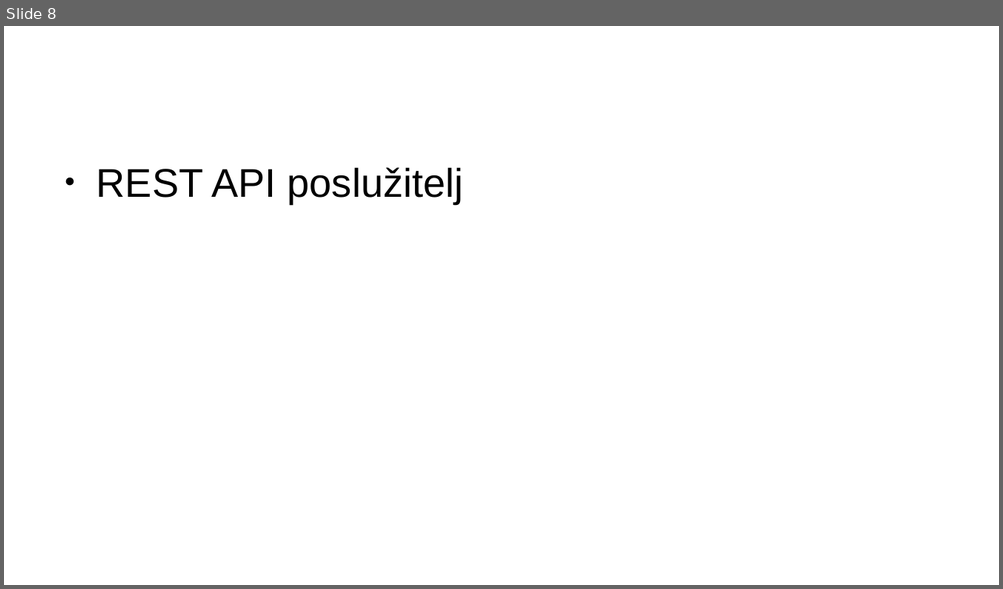
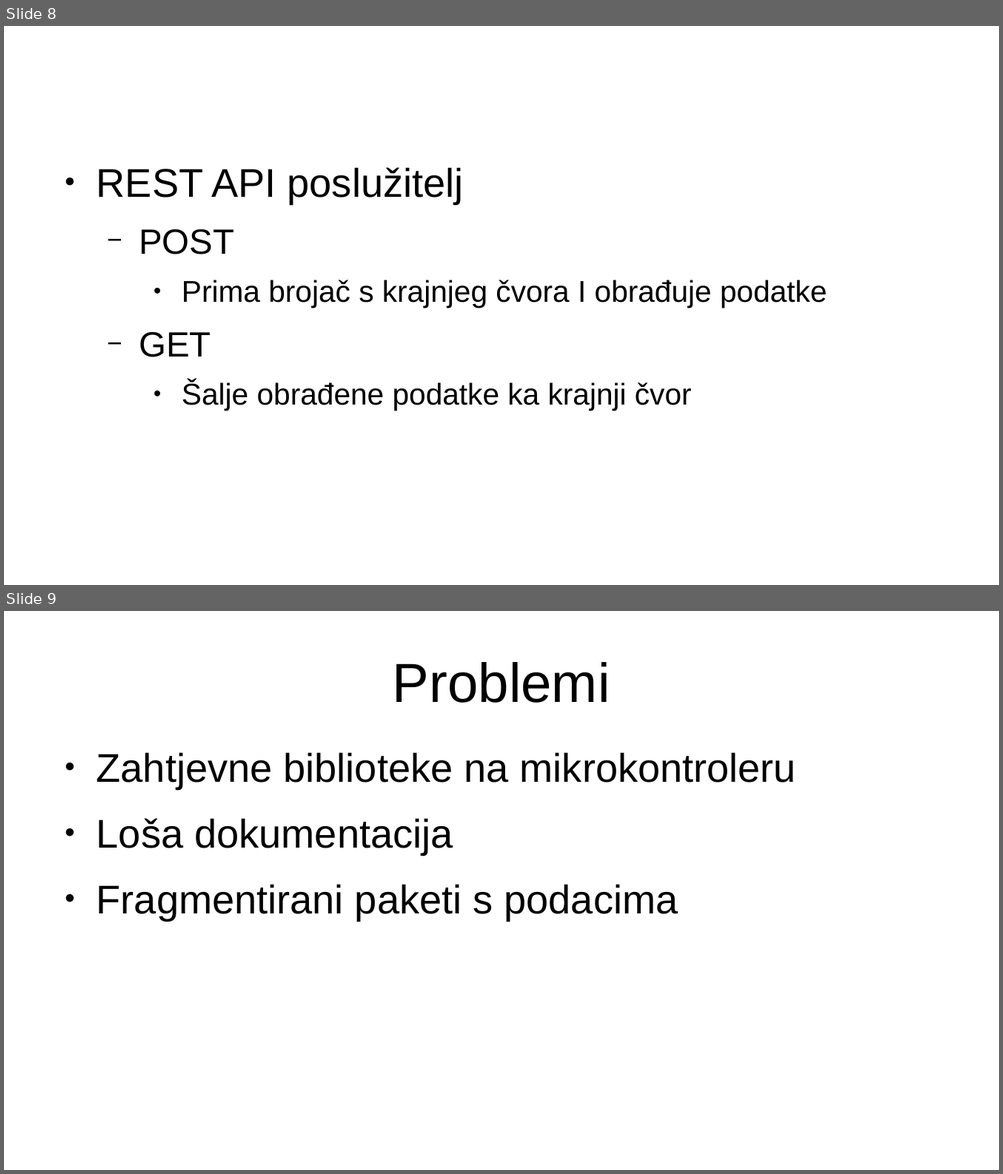
Before and after one commit to vuci359/SUAP, a slide deck: dokumentacija/SUAP_prezentacija.odp. Shown one above the other, each under a label of ours: slide 8 before the commit, slides 8 and 9 after it. The pictures are 1003x589 and 1003x1174 pixels, drawn with LibreOffice and Linux fonts; fonts in the diff are those of the drawing. Boxes give left, top, right and bottom in pixels: in the first picture for what was removed or moved away, otherwise in the second. Text is boxed around its words. In the diff, an @@ line names an element or a change of style, - is before the commit and + after.

```diff
--- a/dokumentacija/SUAP_prezentacija.odp
+++ b/dokumentacija/SUAP_prezentacija.odp
@@ slide 9 added at <box>4,611,999,1170</box>, background #FFFFFF @@
@@ title added at <box>392,662,610,703</box>, 44 pt, text #000000 @@
+Problemi
@@ text added at <box>96,752,796,920</box>, 32 pt, text #000000 @@
+● Zahtjevne biblioteke na mikrokontroleru
+● Loša dokumentacija
+● Fragmentirani paketi s podacima
@@ slide 8 changed as well @@
@@ text at <box>139,230,827,411</box>: paragraphs added @@
+  − POST
+    ● Prima brojač s krajnjeg čvora I obrađuje podatke
+  − GET
+    ● Šalje obrađene podatke ka krajnji čvor
```
Also in this commit, not shown: 3 other slides changed, 6 other slides added, 7 slides removed, 4 other files.
